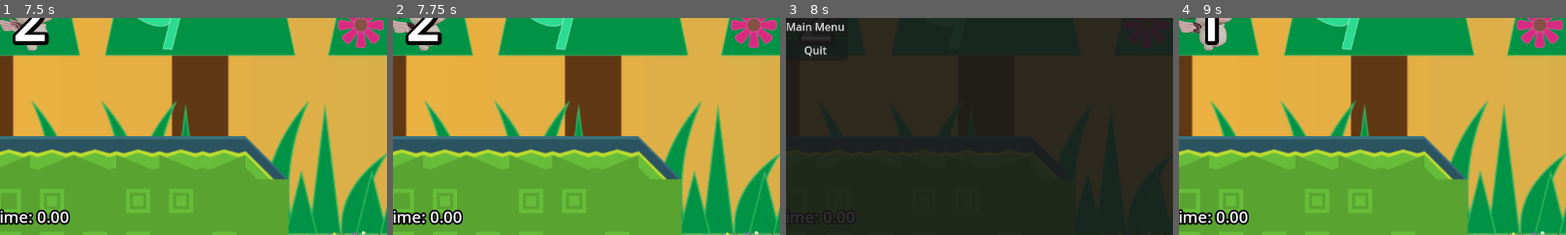
Above: before the commit, frames 1-4 (left to right).
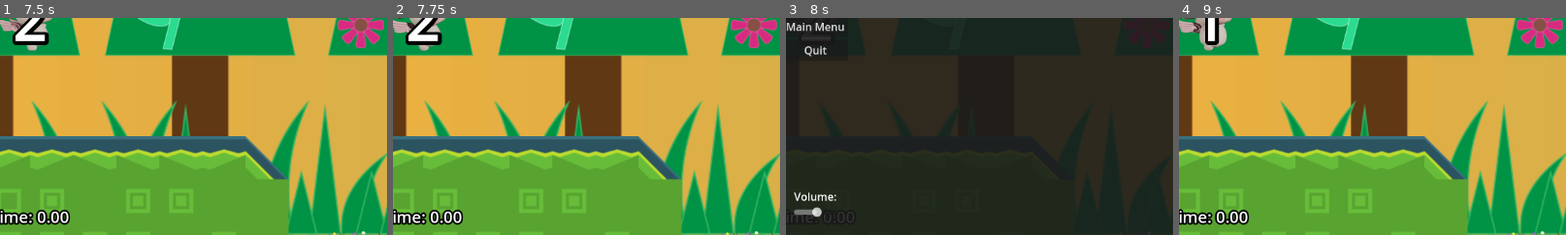
Above: after the commit, the same moments.

Repository: dustngroh/CapstoneProject
Game: Godot game, scene res://scenes/main/Game.tscn
The game is run twice, just before and just after one commit, with the same random seed, the same clock (stepped at 60 frames per second) and the same inputs. The engine's default icon, where the game draws it, is replaced by a stand-in: a white triangle on a blue panel in a dark square.
Inputs:
- Up to frame 1 (7.5 s): tap Enter at 0.5 s; hold Right (walk_right) 0.53-1.25 s; tap Space (jump) at 0.77, 4.52, 6.77 s; click "New Game" at 1.25 s; click "New Game" at 2 s; click "Next Level" at 2.75 s; click "Next Level" at 3.5 s; hold Right (walk_right) 4.28-5 s; click "Previous Level" at 5 s; hold Left (walk_left) 5.78-6.53 s; hold Right (walk_right) from 6.53 s (still down)
- Up to frame 2 (7.75 s): keep holding Right (walk_right); tap Space (jump) at 7.52 s
- Up to frame 3 (8 s): keep holding Right (walk_right); tap Escape (esc) at 7.9 s
- Up to frame 4 (9 s): release Right (walk_right) at 8.03 s; hold Left (walk_left) 8.03-8.75 s; tap Space (jump) at 8.27 s; click "Resume" at 8.75 s
The pictures show only the part of the screen within x 46-96%, y 50-100%; the shares and areas given below are measured in that part.

Frames 1-2 are identical in both runs. In frame 3, 0.4% of the frame differs, in the area x 2-14%, y 80-92%; in frame 4, nothing differs.

Commit message:
Add volume slider to pause menu.

Diff:
--- a/run-game/scenes/common/ResultsScreen.tscn
+++ b/run-game/scenes/common/ResultsScreen.tscn
@@ -44,7 +44,7 @@
 
 [node name="ResetButton" type="Button" parent="VBoxContainer"]
 layout_mode = 2
-text = "Reset Level"
+text = "Retry Level"
 
 [node name="MainMenuButton" type="Button" parent="VBoxContainer"]
 layout_mode = 2
--- a/run-game/scenes/common/ui/pause_menu.tscn
+++ b/run-game/scenes/common/ui/pause_menu.tscn
@@ -1,6 +1,7 @@
-[gd_scene load_steps=2 format=3 uid="uid://b0dunmgl0seuh"]
+[gd_scene load_steps=3 format=3 uid="uid://b0dunmgl0seuh"]
 
 [ext_resource type="Script" path="res://scenes/common/ui/pause_menu.gd" id="1_yhjww"]
+[ext_resource type="PackedScene" uid="uid://co22yqlcbx25r" path="res://scenes/common/ui/volume_slider.tscn" id="2_n6o3m"]
 
 [node name="PauseMenu" type="Control"]
 layout_mode = 3
@@ -51,6 +52,27 @@
 layout_mode = 2
 text = "Quit"
 
+[node name="VBoxContainer2" type="VBoxContainer" parent="."]
+layout_mode = 1
+anchors_preset = 7
+anchor_left = 0.5
+anchor_top = 1.0
+anchor_right = 0.5
+anchor_bottom = 1.0
+offset_left = -32.0
+offset_top = -69.0
+offset_right = 32.0
+offset_bottom = -26.0
+grow_horizontal = 2
+grow_vertical = 0
+
+[node name="VolumeLabel" type="Label" parent="VBoxContainer2"]
+layout_mode = 2
+text = "Volume:"
+
+[node name="VolumeSlider" parent="VBoxContainer2" instance=ExtResource("2_n6o3m")]
+layout_mode = 2
+
 [connection signal="pressed" from="VBoxContainer/ResumeButton" to="." method="_on_resume_button_pressed"]
 [connection signal="pressed" from="VBoxContainer/MainMenuButton" to="." method="_on_main_menu_button_pressed"]
 [connection signal="pressed" from="VBoxContainer/Quit Button" to="." method="_on_quit_button_pressed"]
